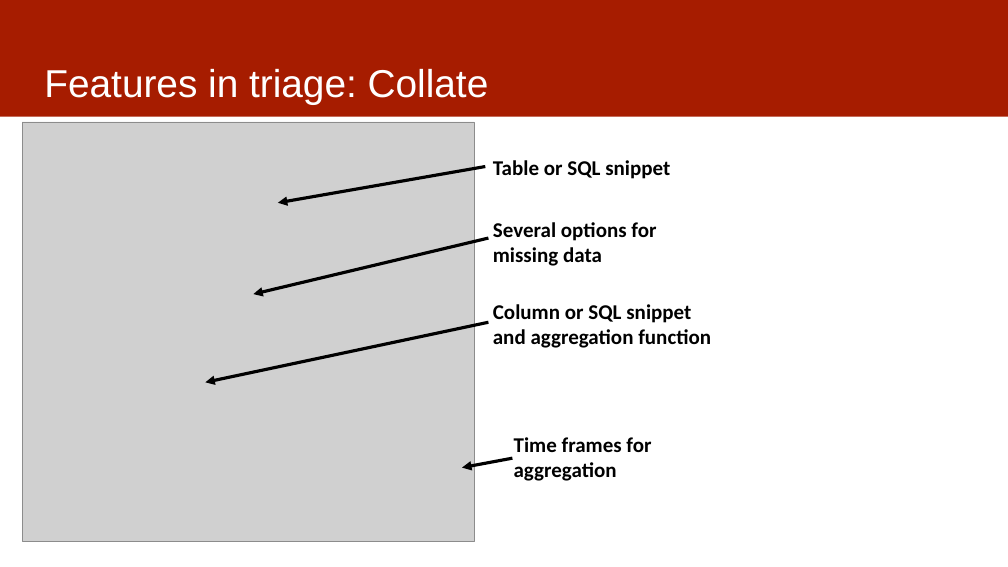
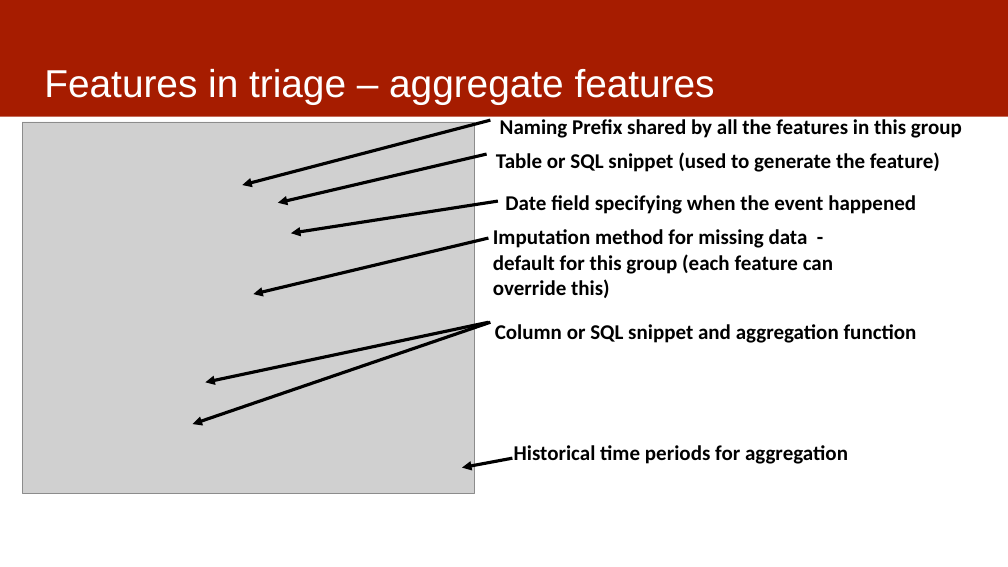
Before and after one commit to dssg/mlforpublicpolicylab, a slide deck: slide 19 of Lectures/12-features-and-imputation.pptx (slide 18 before the commit). Drawn at 1008x567 pixels with LibreOffice and Linux fonts; fonts in the diff are those of the drawing; grey boxes stand for pictures. Boxes give left, top, right and bottom in pixels: in the first picture for what was removed or moved away, otherwise in the second. Text is boxed around its words. In the diff, an @@ line names an element or a change of style, - is before the commit and + after.

```diff
--- a/Lectures/12-features-and-imputation.pptx
+++ b/Lectures/12-features-and-imputation.pptx
@@ title at [44, 69, 715, 105]: text changed @@
-Features in triage: Collate
+Features in triage – aggregate features
@@ text added at [500, 116, 962, 138], 20 pt, text #000000, bold @@
+Naming Prefix shared by all the features in this group
@@ picture: place and size @@
-picture at [22, 122, 474, 541]
+picture at [22, 122, 474, 493]
@@ arrow added from (491, 120) to (243, 185), #000000 3 pt @@
@@ arrow moved from (485, 166) - (278, 203) to (487, 154) - (278, 203) @@
@@ text at [496, 152, 940, 172]: text changed @@
-Table or SQL snippet
+Table or SQL snippet (used to generate the feature)
@@ arrow added from (498, 201) to (291, 233), #000000 3 pt @@
@@ text added at [505, 195, 916, 214], 20 pt, text #000000, bold @@
+Date field specifying when the event happened
@@ text at [493, 229, 833, 298]: text changed @@
-Several options for missing data
+Imputation method for missing data - default for this group (each feature can override this)
@@ arrow added from (491, 322) to (193, 424), #000000 3 pt @@
@@ text at [495, 324, 917, 343]: text changed @@
-Column or SQL snippet
-and aggregation function
+Column or SQL snippet and aggregation function
@@ text at [514, 445, 848, 464]: text changed @@
-Time frames for aggregation
+Historical time periods for aggregation
```
Also in this commit, not shown: 2 other slides changed, 7 slides added, 1 other file.
